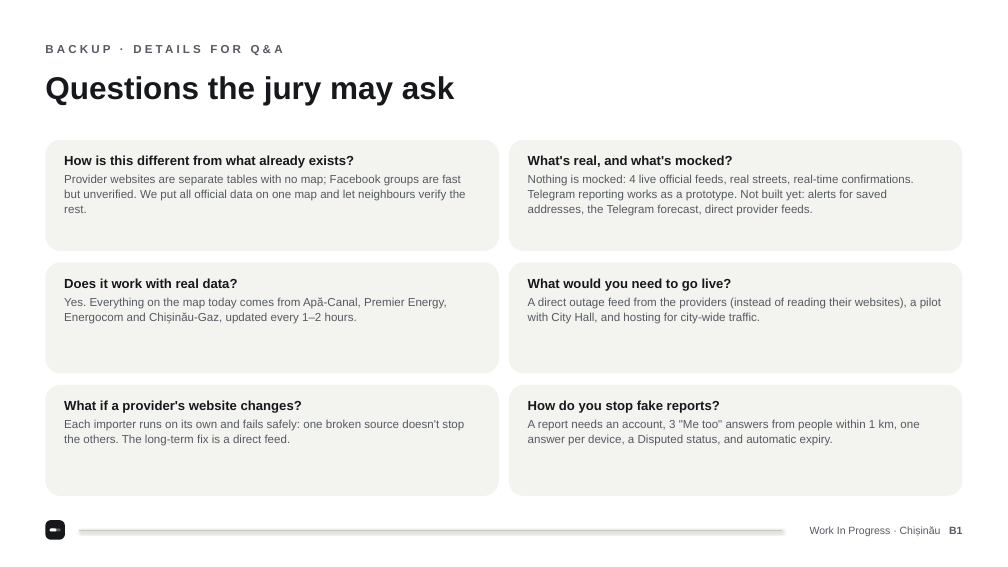
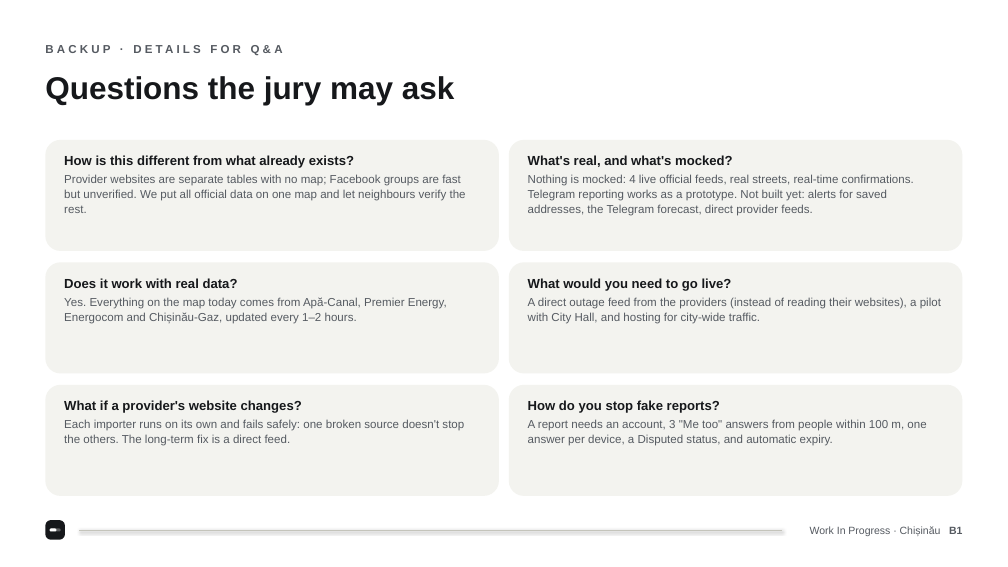
Before and after one commit to CataragaMaxim/wip_gigahack, a slide deck: slide 12 of docs/WorkInProgress-Pitch.pptx. Drawn at 1008x567 pixels with LibreOffice and Linux fonts; fonts in the diff are those of the drawing. Boxes give left, top, right and bottom in pixels: in the first picture for what was removed or moved away, otherwise in the second. Text is boxed around its words. In the diff, an @@ line names an element or a change of style, - is before the commit and + after.

Commit message:
Confirmations within 100 m; "My addresses" filter; new colors

```diff
--- a/docs/WorkInProgress-Pitch.pptx
+++ b/docs/WorkInProgress-Pitch.pptx
@@ text at box(528, 420, 926, 446): text changed @@
-A report needs an account, 3 "Me too" answers from people within 1 km, one answer per device, a Disputed status, and automatic expiry.
+A report needs an account, 3 "Me too" answers from people within 100 m, one answer per device, a Disputed status, and automatic expiry.
```
Also in this commit, not shown: 6 other slides changed, 18 other files.
